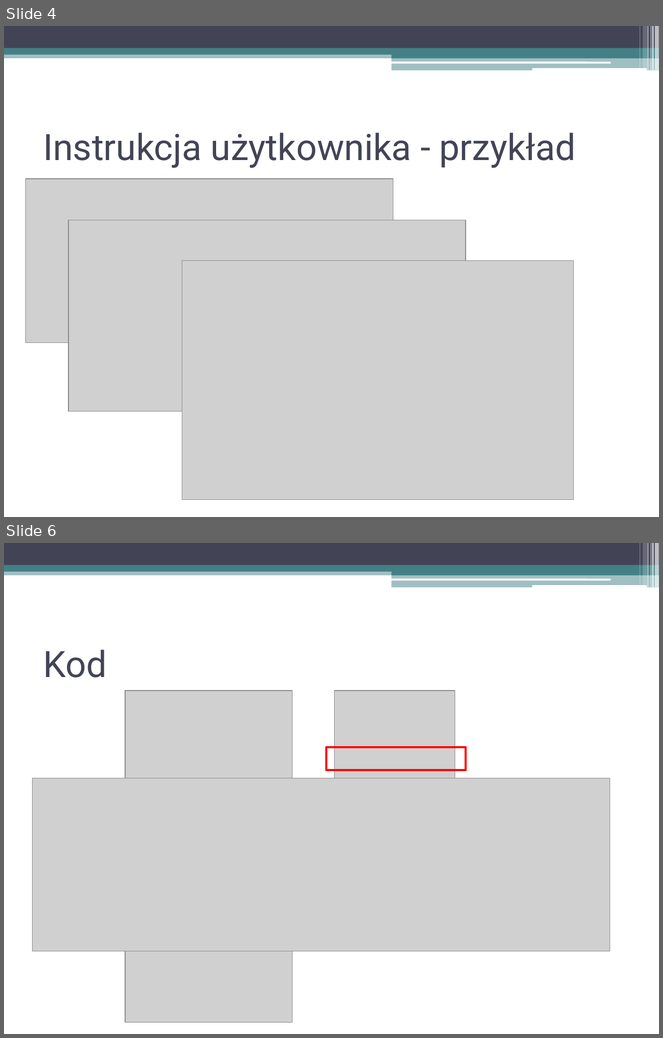
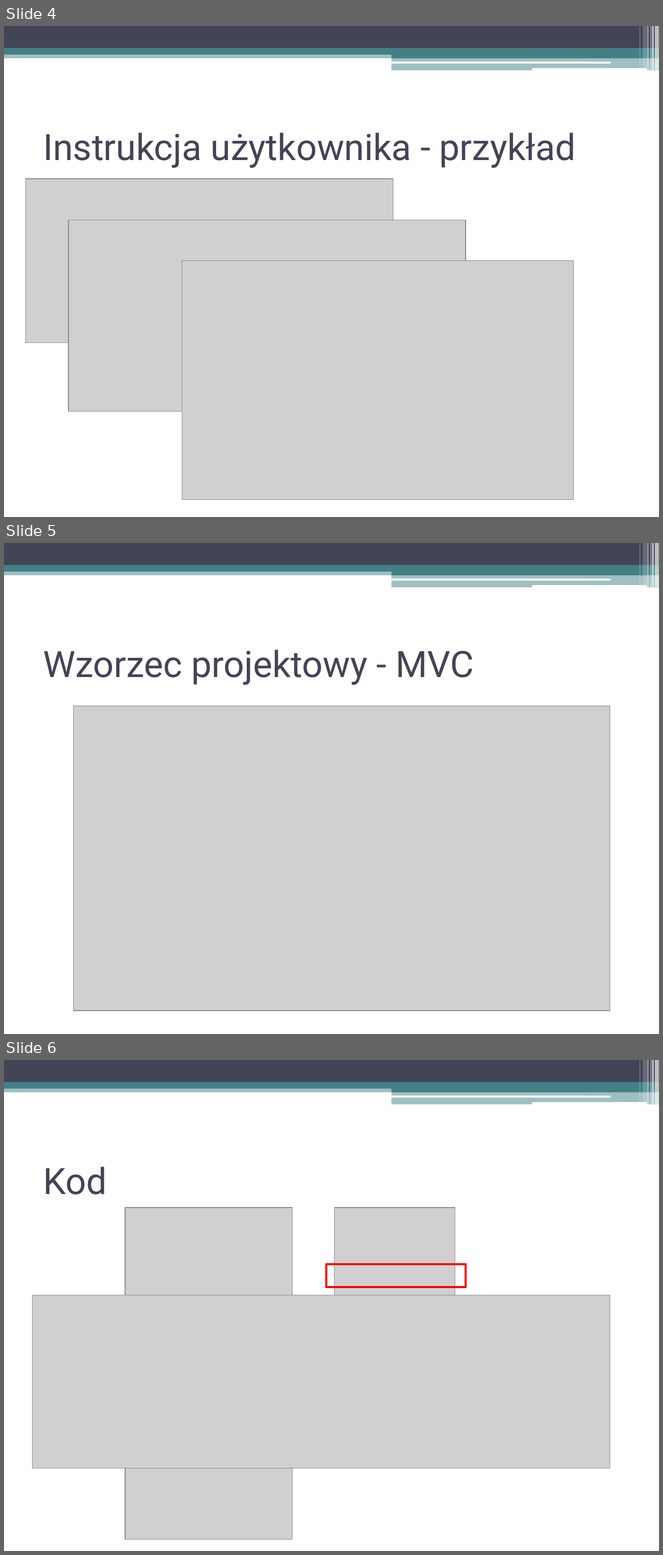
Before and after one commit to KonradMagiera/GUI-CRUD-TeamProject, a slide deck: IPAM-Prezentacja.pptx. Shown one above the other, each under a label of ours: slides 4 and 6 before the commit, slides 4, 5 and 6 after it; the slides between them are not shown. The pictures are 663x1038 and 663x1555 pixels, drawn with LibreOffice and Linux fonts; fonts in the diff are those of the drawing; grey boxes stand for pictures. Boxes give left, top, right and bottom in pixels: in the first picture for what was removed or moved away, otherwise in the second. Text is boxed around its words. In the diff, an @@ line names an element or a change of style, - is before the commit and + after.

Commit message:
Presentation change

```diff
--- a/IPAM-Prezentacja.pptx
+++ b/IPAM-Prezentacja.pptx
@@ slide 5 added at [4,543,659,1034], background #FFFFFF; not listed: 13 template elements that a slide beside it also shows @@
@@ title added at [43,650,474,685], 40 pt, text #424456 @@
+Wzorzec projektowy - MVC
@@ picture added at [74,706,610,1011] @@
```
Also in this commit, not shown: 1 slide removed, 2 other files.
